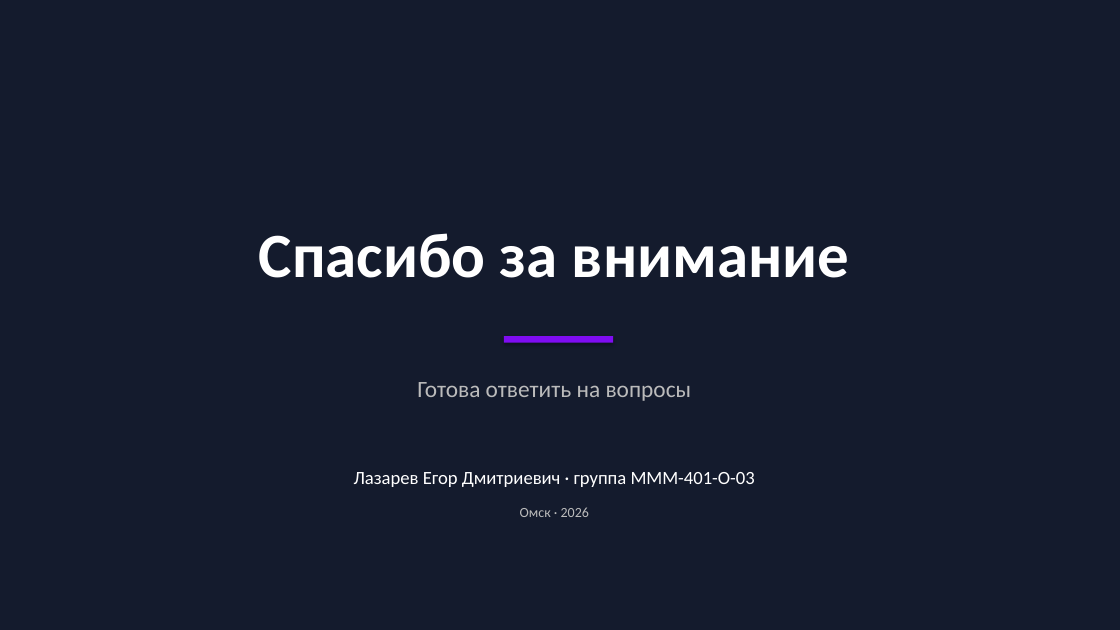
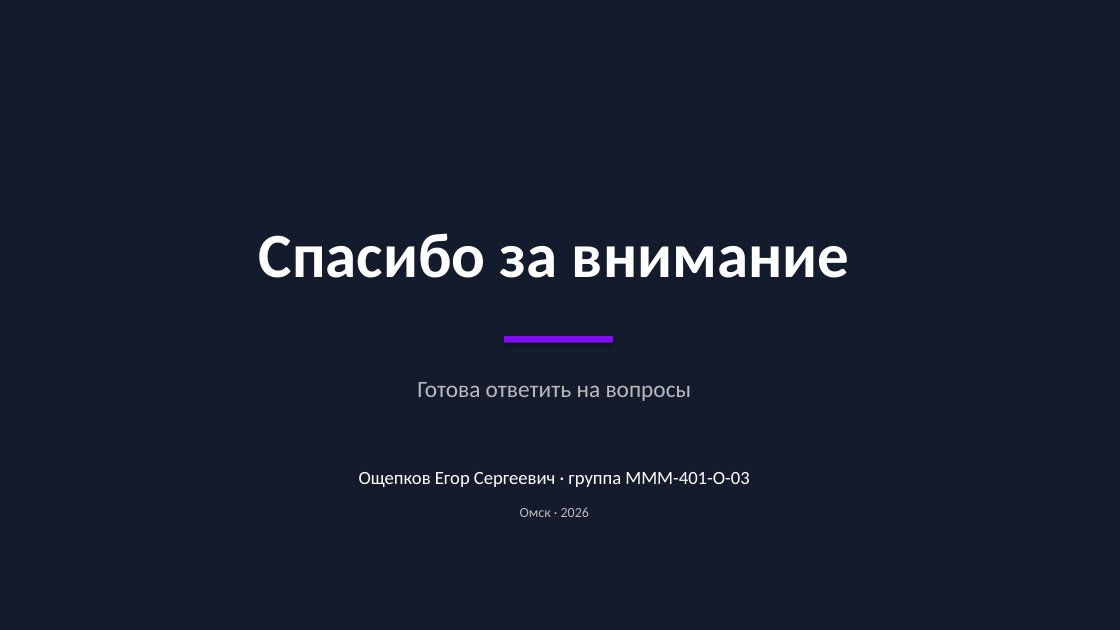
Before and after one commit to geox55/fitness-tracker, a slide deck: slide 14 of docs/thesis/presentation-egor.pptx. Drawn at 1120x630 pixels with LibreOffice and Linux fonts; fonts in the diff are those of the drawing. Boxes give left, top, right and bottom in pixels: in the first picture for what was removed or moved away, otherwise in the second. Text is boxed around its words. In the diff, an @@ line names an element or a change of style, - is before the commit and + after.

Commit message:
docs(thesis): титул на 1 страницу + Егор → Ощепков Егор Сергеевич
Титульный лист переделан с одинарным интервалом и шрифтом 12pt
(16pt только для темы) — теперь гарантированно помещается на A4
с двумя новыми строками (программа + руководитель). Использован
space_before в pt вместо пустых параграфов.

ФИО Егора:
- Лазарев Егор Дмитриевич → Ощепков Егор Сергеевич
- В упоминаниях соавтора в дипломе Маши: Лазарева Е. Д. → Ощепкова Е. С.
- Footer в pptx: Лазарев Е. Д. → Ощепков Е. С.

Научный руководитель Егора: Агафонов А. Л. (как у Маши).

```diff
--- a/docs/thesis/presentation-egor.pptx
+++ b/docs/thesis/presentation-egor.pptx
@@ text at bbox=[359, 472, 749, 487]: text changed @@
-Лазарев Егор Дмитриевич · группа МММ-401-О-03
+Ощепков Егор Сергеевич · группа МММ-401-О-03
```
Also in this commit, not shown: 13 other slides changed, 5 other files.
